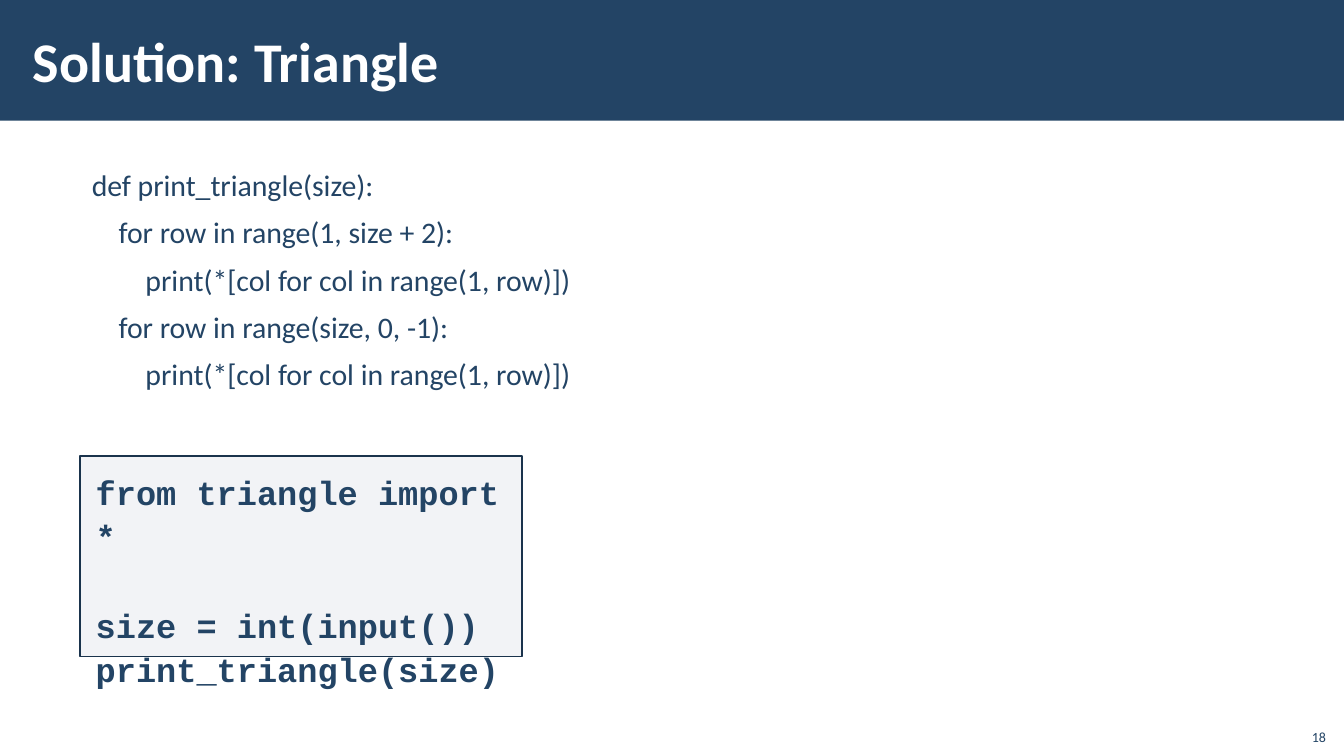
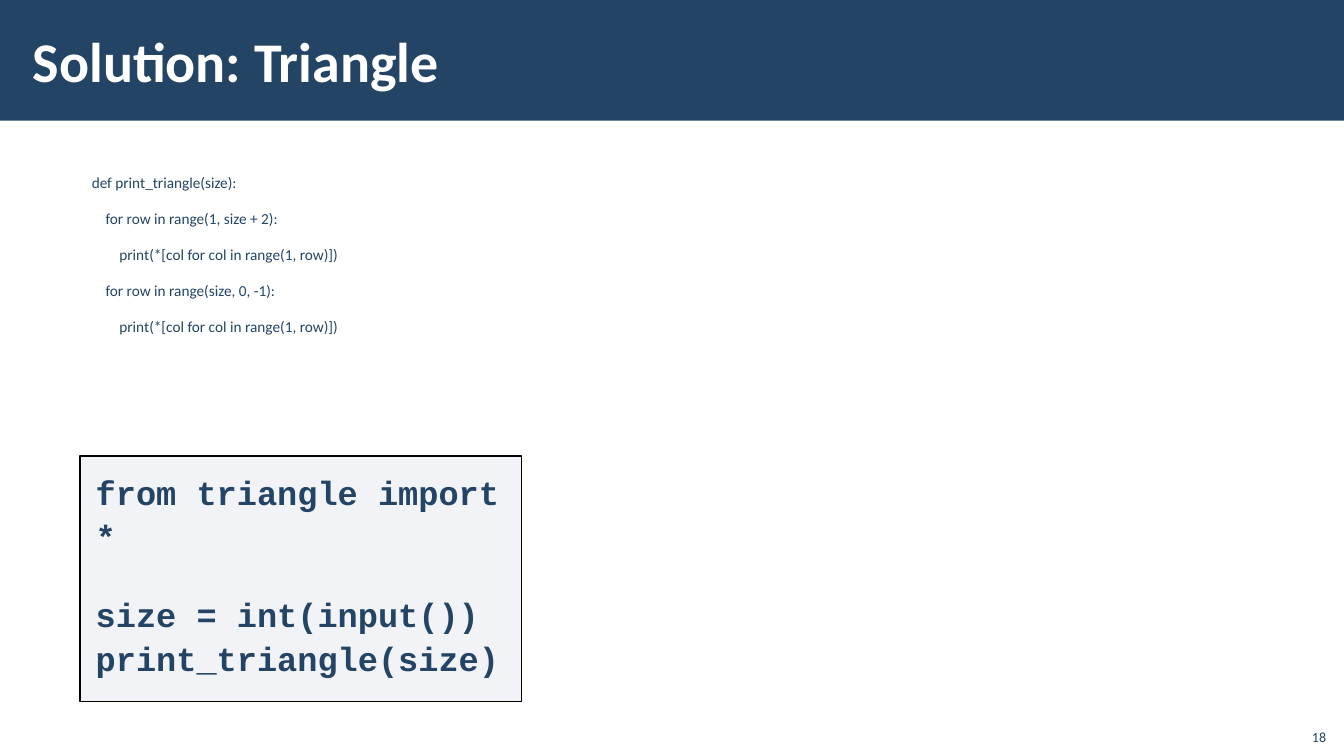
Before and after one commit to HristoRaykov/python_advanced_01.2020, a slide deck: slide 18 of 09.Modules/09-Modules.pptx. Drawn at 1344x756 pixels with LibreOffice and Linux fonts; fonts in the diff are those of the drawing; background and template pictures are left out. Boxes give left, top, right and bottom in pixels: in the first picture for what was removed or moved away, otherwise in the second. Text is boxed around its words. In the diff, an @@ line names an element or a change of style, - is before the commit and + after.

```diff
--- a/09.Modules/09-Modules.pptx
+++ b/09.Modules/09-Modules.pptx
@@ text "def print_triangle(size):" at [92, 177, 338, 335]: size 21.2 to 10.9 pt; line spacing 0.85 to 1.05 @@
@@ rectangle "from triangle import * size ...": place and size @@
-rectangle "from triangle import * size ..." at [80, 456, 522, 656]
+rectangle "from triangle import * size ..." at [80, 456, 522, 701]
@@ rectangle "from triangle import * size ..." at [80, 456, 522, 701]: outline #1A334C 1 pt to #000000 0.99 pt @@
```
Also in this commit, not shown: 13 other slides changed, 2 other files.
